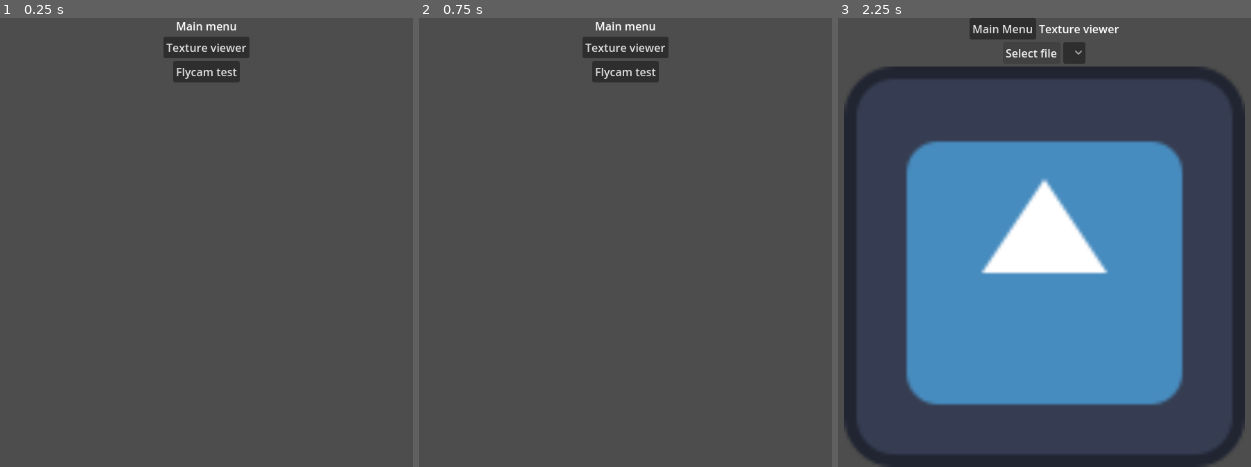
Above: before the commit, frames 1-3 (left to right).
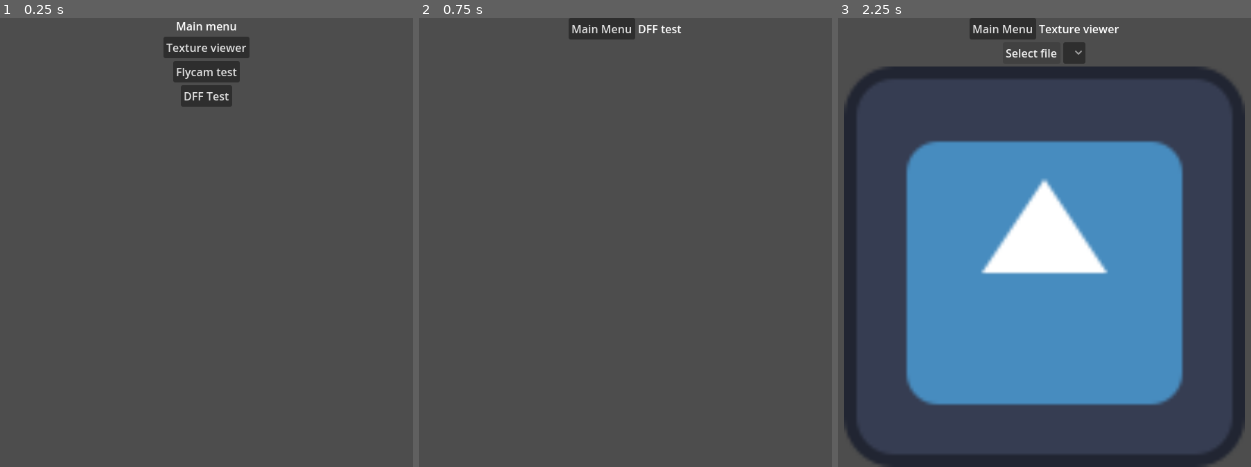
Above: after the commit, the same moments.

Repository: FOSS-Supremacy/OpenLiberty
Game: Godot game, scene res://startup.tscn
Two runs of this game, one before a commit and one after it. Both use one fixed random seed, a clock stepped at 60 frames per second and the inputs below. The engine's default icon, where the game draws it, is replaced by a stand-in: a white triangle on a blue panel in a dark square.
Inputs (mouse positions are in pixels of both pictures, inside the frame that each line leads up to):
- Up to frame 1 (0.25 s): no input
- Up to frame 2 (0.75 s): click (625, 94) at 0.5 s, where only the run after the commit has a clickable "DFF Test"
- Up to frame 3 (2.25 s): click (1019, 26) at 1.25 s, where only the run after the commit has a clickable "Main Menu"; click "Texture viewer" at 2 s

The runs differ from the first frame. In frame 1, 0.5% of the frame differs, in the area x 43-57%, y 14-20%; in frame 2, 2.2%, in the area x 36-64%, y 0-15%; in frame 3, nothing differs.

Commit message:
DFF test scene

Diff:
--- /dev/null
+++ b/scenes/dfftest/dff.gd
@@ -0,0 +1,5 @@
+extends Control
+
+
+func _ready() -> void:
+	pass
--- /dev/null
+++ b/scenes/dfftest/dfftest.tscn
@@ -0,0 +1,41 @@
+[gd_scene load_steps=3 format=3 uid="uid://ceman1t1g1ige"]
+
+[ext_resource type="Script" path="res://scenes/dfftest/dff.gd" id="1_bi5tr"]
+[ext_resource type="PackedScene" uid="uid://bnpk46c06o8ly" path="res://prefabs/to_menu/to_menu.tscn" id="1_vycft"]
+
+[node name="dfftest" type="Control"]
+layout_mode = 3
+anchors_preset = 15
+anchor_right = 1.0
+anchor_bottom = 1.0
+grow_horizontal = 2
+grow_vertical = 2
+script = ExtResource("1_bi5tr")
+
+[node name="VBoxContainer" type="VBoxContainer" parent="."]
+layout_mode = 1
+anchors_preset = 15
+anchor_right = 1.0
+anchor_bottom = 1.0
+grow_horizontal = 2
+grow_vertical = 2
+
+[node name="top_bar" type="HBoxContainer" parent="VBoxContainer"]
+layout_mode = 2
+offset_right = 1152.0
+offset_bottom = 31.0
+alignment = 1
+
+[node name="to_menu" parent="VBoxContainer/top_bar" instance=ExtResource("1_vycft")]
+layout_mode = 2
+offset_left = 494.0
+offset_right = 590.0
+offset_bottom = 31.0
+
+[node name="Label" type="Label" parent="VBoxContainer/top_bar"]
+layout_mode = 2
+offset_left = 594.0
+offset_top = 2.0
+offset_right = 657.0
+offset_bottom = 28.0
+text = "DFF test"
--- a/scenes/main_menu/menu.gd
+++ b/scenes/main_menu/menu.gd
@@ -7,6 +7,7 @@
 const scenes := {
 	"Texture viewer": "res://scenes/txd/txd.tscn",
 	"Flycam test": "res://scenes/flycam/flycam.tscn",
+	"DFF Test": "res://scenes/dfftest/dfftest.tscn"
 }
 
 
